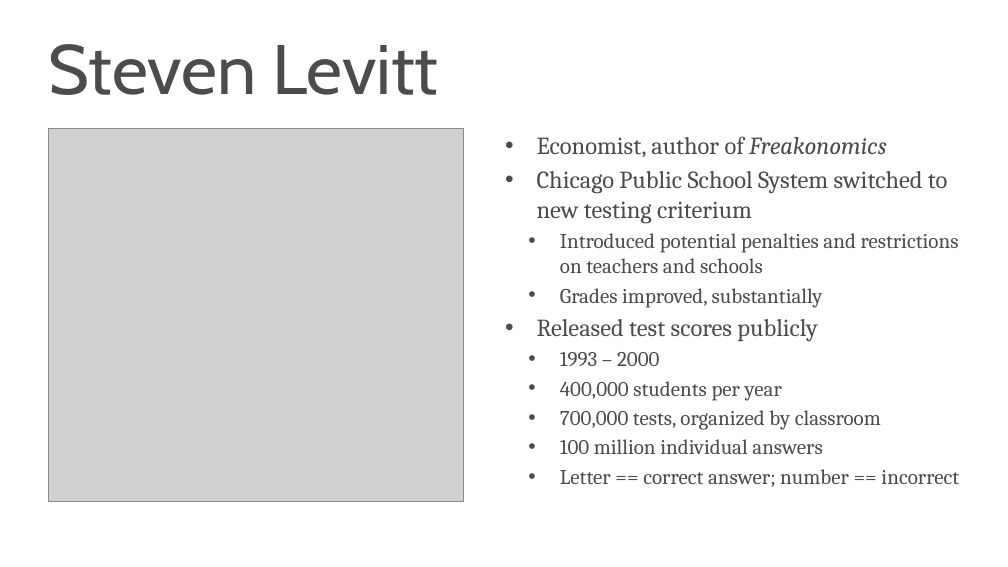
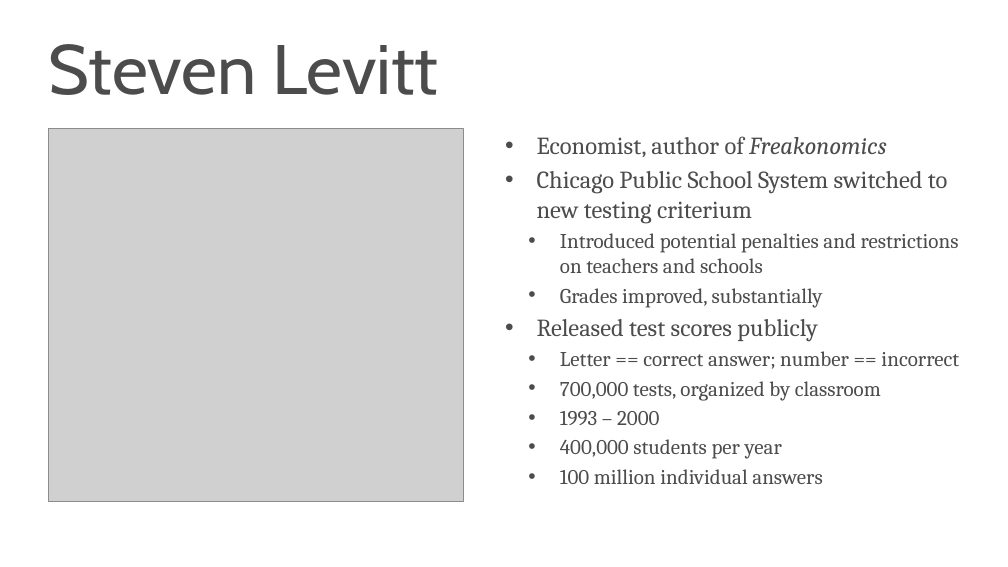
Before and after one commit to s-kyle-reed/data-lecture, a slide deck: slide 28 of lecture.pptx. Drawn at 1008x567 pixels with LibreOffice and Linux fonts; fonts in the diff are those of the drawing; grey boxes stand for pictures; background and template pictures are left out. Boxes give left, top, right and bottom in pixels: in the first picture for what was removed or moved away, otherwise in the second. Text is boxed around its words. In the diff, an @@ line names an element or a change of style, - is before the commit and + after.

```diff
--- a/lecture.pptx
+++ b/lecture.pptx
@@ text at <box>560,351,959,401</box>: paragraphs added @@
+  • Letter == correct answer; number == incorrect
+  • 700,000 tests, organized by classroom
@@ text at <box>560,410,881,430</box>: paragraph removed @@
-  • 700,000 tests, organized by classroom
@@ text at <box>560,469,959,487</box>: paragraph removed @@
-  • Letter == correct answer; number == incorrect
```
Also in this commit, not shown: 1 other slide changed, 1 slide added.
